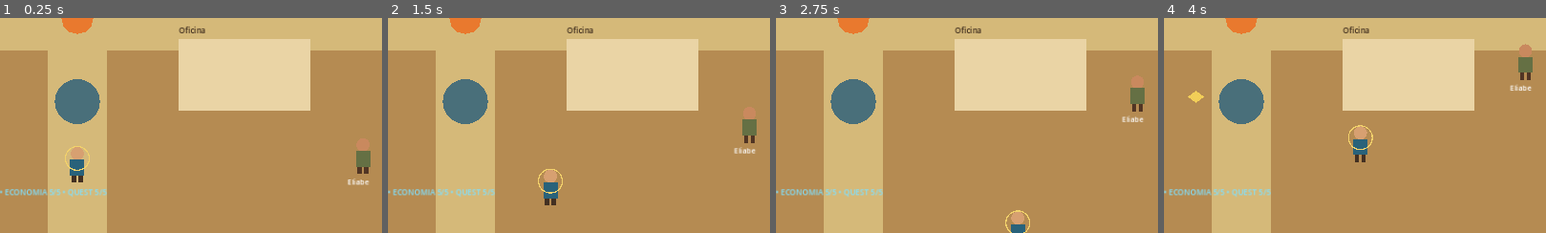
Above: before the commit, frames 1-4 (left to right).
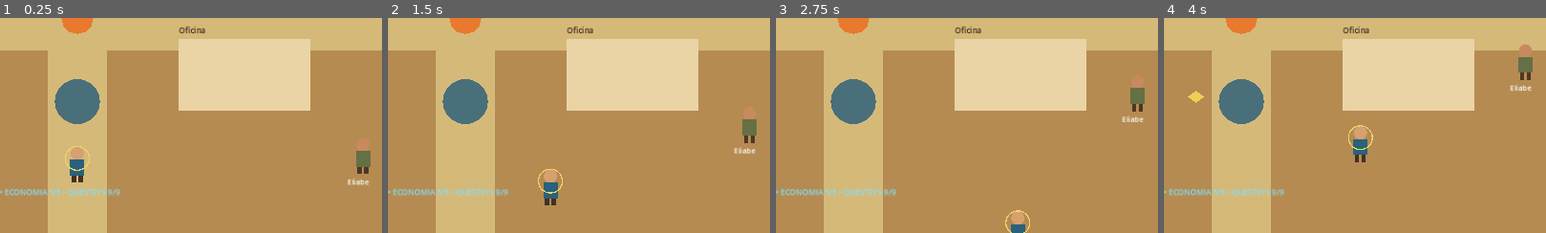
Above: after the commit, the same moments.

Repository: heitoribeiro/cronicas-da-promessa-web
Game: Godot game, scene res://scenes/main.tscn
The game is run twice, just before and just after one commit, with the same random seed, the same clock (stepped at 60 frames per second) and the same inputs.
Inputs (mouse positions are % of the whole screen's width and height, from its top left):
- Up to frame 1 (0.25 s): no input
- Up to frame 2 (1.5 s): tap Enter at 0.5 s; move the mouse to (72, 45) at 0.52 s; hold D 0.53-1.28 s; tap E at 0.6, 1.35 s; click (72, 45) at 0.67 s; move the mouse to (30, 55) at 1.27 s; hold S from 1.28 s (still down)
- Up to frame 3 (2.75 s): move the mouse to (60, 28) at 2.02 s; release S at 2.03 s; hold D from 2.03 s (still down); tap E at 2.1 s
- Up to frame 4 (4 s): move the mouse to (45, 70) at 2.77 s; release D at 2.78 s; hold W 2.78-3.53 s; tap E at 2.85, 3.6 s; click (45, 70) at 2.92 s; move the mouse to (80, 65) at 3.52 s; hold A from 3.53 s (still down)
The pictures show only the part of the screen within x 40-90%, y 50-100%; the shares and areas given below are measured in that part.

The runs differ from the first frame. In frame 1, 0.1% of the frame differs, in the area x 24-32%, y 79-83%; in frame 2, 0.1%; in frame 3, 0.1%; in frame 4, 0.1%.

Commit message:
feat: generalize delivery quests and prevent full-stock soft locks

Diff:
--- a/summer-prototype/scripts/main.gd
+++ b/summer-prototype/scripts/main.gd
@@ -35,8 +35,18 @@
 
 const RESOURCE_CAP := 20
 const PLAYER_RESOURCE_CAP := 8
-const QUEST_WATER_REQUIRED := 2
 const WELL_POSITION := Vector2(640, 500)
+const FIRST_QUEST_ID := "water_kitchen"
+
+const QUEST_DEFINITIONS := {
+	"water_kitchen": {
+		"title": "Água para a Cozinha",
+		"giver": "Hanan",
+		"requirements": {"agua": 2},
+		"start_text": "A Cozinha precisa de água. Vá até o Poço, recolha 2 unidades de Água e traga-as para mim.",
+		"complete_text": "Muito bem. A Água foi entregue à Cozinha. A missão está concluída."
+	}
+}
 
 var player_inventory: Dictionary = {
 	"agua": 0,
@@ -59,8 +69,8 @@
 var navigation_grid := AStarGrid2D.new()
 var navigation_ready := false
 
-var quest_started := false
-var quest_completed := false
+var active_quest_id := ""
+var completed_quest_ids: Dictionary = {}
 
 func _ready() -> void:
 	_build_world()
@@ -524,38 +534,82 @@
 	_update_inventory_ui()
 	return updated - current
 
-func _can_deposit_delivery(requirements: Dictionary) -> bool:
-	if not _inventory_has_requirements(player_inventory, requirements):
+func _get_quest_definition(quest_id: String) -> Dictionary:
+	if not QUEST_DEFINITIONS.has(quest_id):
+		return {}
+	return QUEST_DEFINITIONS[quest_id]
+
+func _quest_title(quest_id: String) -> String:
+	var definition := _get_quest_definition(quest_id)
+	return String(definition.get("title", quest_id))
+
+func _quest_requirements(quest_id: String) -> Dictionary:
+	var definition := _get_quest_definition(quest_id)
+	return definition.get("requirements", {})
+
+func _quest_is_completed(quest_id: String) -> bool:
+	return bool(completed_quest_ids.get(quest_id, false))
+
+func _start_quest(quest_id: String) -> bool:
+	if _get_quest_definition(quest_id).is_empty():
 		return false
+	if _quest_is_completed(quest_id):
+		return false
+	if active_quest_id != "" and active_quest_id != quest_id:
+		return false
+	active_quest_id = quest_id
+	print("[QUEST] Iniciada: ", _quest_title(quest_id))
+	_update_inventory_ui()
+	return true
+
+func _delivery_split(current_stock: int, amount: int) -> Vector2i:
+	var free_space := maxi(0, RESOURCE_CAP - current_stock)
+	var stored := mini(amount, free_space)
+	var consumed_by_quest := maxi(0, amount - stored)
+	return Vector2i(stored, consumed_by_quest)
+
+func _deliver_quest_resources(quest_id: String) -> bool:
+	var requirements := _quest_requirements(quest_id)
+	if requirements.is_empty() or not _inventory_has_requirements(player_inventory, requirements):
+		return false
+
 	for resource_key in requirements.keys():
 		var resource_id := String(resource_key)
 		var amount := int(requirements[resource_key])
-		if int(camp_resources.get(resource_id, 0)) + amount > RESOURCE_CAP:
-			return false
-	return true
-
-func _deposit_player_delivery(requirements: Dictionary) -> bool:
-	if not _can_deposit_delivery(requirements):
-		return false
-	for resource_key in requirements.keys():
-		var resource_id := String(resource_key)
-		var amount := int(requirements[resource_key])
+		var current_stock := int(camp_resources.get(resource_id, 0))
+		var split := _delivery_split(current_stock, amount)
+		var stored := split.x
+		var consumed := split.y
+
 		player_inventory[resource_id] = int(player_inventory.get(resource_id, 0)) - amount
-		camp_resources[resource_id] = int(camp_resources.get(resource_id, 0)) + amount
+		camp_resources[resource_id] = current_stock + stored
+
+		print("[QUESTRESOURCE] ", resource_id, " entregue=", amount, " armazenado=", stored, " consumido_na_missao=", consumed)
+
+	completed_quest_ids[quest_id] = true
+	if active_quest_id == quest_id:
+		active_quest_id = ""
+
+	print("[QUEST] Concluída: ", _quest_title(quest_id))
 	_update_inventory_ui()
 	_update_resource_ui()
 	return true
 
-func _quest_requirements() -> Dictionary:
-	return {"agua": QUEST_WATER_REQUIRED}
-
 func _quest_progress_text() -> String:
-	if not quest_started:
+	if active_quest_id == "":
+		if _quest_is_completed(FIRST_QUEST_ID):
+			return "Quest concluída: %s" % _quest_title(FIRST_QUEST_ID)
 		return "Quest: fale com Hanan"
-	if quest_completed:
-		return "Quest concluída: Água para a Cozinha"
-	var current := int(player_inventory.get("agua", 0))
-	return "Quest: Água para a Cozinha • %d/%d na Bolsa" % [current, QUEST_WATER_REQUIRED]
+
+	var requirements := _quest_requirements(active_quest_id)
+	var pieces: Array[String] = []
+	for resource_key in requirements.keys():
+		var resource_id := String(resource_key)
+		var current := int(player_inventory.get(resource_id, 0))
+		var required := int(requirements[resource_key])
+		pieces.append("%s %d/%d" % [resource_id.capitalize(), current, required])
+
+	return "Quest: %s • %s" % [_quest_title(active_quest_id), " • ".join(PackedStringArray(pieces))]
 
 func _update_inventory_ui() -> void:
 	if inventory_label != null:
@@ -594,19 +648,27 @@
 	var empty_inventory := {"agua": 0}
 	var one_water := {"agua": 1}
 	var enough_water := {"agua": 2}
-	var requirements := {"agua": QUEST_WATER_REQUIRED}
+	var requirements := _quest_requirements(FIRST_QUEST_ID)
+	var overflow_split := _delivery_split(20, 2)
+	var partial_split := _delivery_split(19, 2)
+	var definition := _get_quest_definition(FIRST_QUEST_ID)
+
 	var checks: Array[bool] = [
+		not definition.is_empty(),
+		String(definition.get("giver", "")) == "Hanan",
+		int(requirements.get("agua", 0)) == 2,
 		not _inventory_has_requirements(empty_inventory, requirements),
 		not _inventory_has_requirements(one_water, requirements),
 		_inventory_has_requirements(enough_water, requirements),
 		clampi(7 + 2, 0, PLAYER_RESOURCE_CAP) == PLAYER_RESOURCE_CAP,
-		QUEST_WATER_REQUIRED == 2
+		overflow_split == Vector2i(0, 2),
+		partial_split == Vector2i(1, 1)
 	]
 	var passed := 0
 	for check in checks:
 		if check:
 			passed += 1
-	quest_self_test_summary = "QUEST %d/%d" % [passed, checks.size()]
+	quest_self_test_summary = "QUESTSYS %d/%d" % [passed, checks.size()]
 	print("[QUESTTEST] ", quest_self_test_summary)
 
 func _build_navigation_grid() -> void:
@@ -997,27 +1059,22 @@
 	prompt_panel.visible = false
 	dialogue_title.text = "Hanan — %s — %s" % [_format_game_time(), _activity_display_name(String(current_npc_activities.get("Hanan", "wait")))]
 
-	if not quest_started:
-		quest_started = true
-		dialogue_text.text = "A Cozinha precisa de água. Vá até o Poço, recolha %d unidades de Água e traga-as para mim." % QUEST_WATER_REQUIRED
-		print("[QUEST] Iniciada: Água para a Cozinha • requisito=", QUEST_WATER_REQUIRED)
-		_update_inventory_ui()
-	elif not quest_completed:
-		var requirements := _quest_requirements()
+	if not _quest_is_completed(FIRST_QUEST_ID) and active_quest_id == "":
+		var definition := _get_quest_definition(FIRST_QUEST_ID)
+		if _start_quest(FIRST_QUEST_ID):
+			dialogue_text.text = String(definition.get("start_text", "Uma nova missão foi iniciada."))
+	elif active_quest_id == FIRST_QUEST_ID:
+		var requirements := _quest_requirements(FIRST_QUEST_ID)
 		if _inventory_has_requirements(player_inventory, requirements):
-			if _deposit_player_delivery(requirements):
-				quest_completed = true
-				dialogue_text.text = "Muito bem. As %d unidades de Água foram entregues à Cozinha. A missão está concluída." % QUEST_WATER_REQUIRED
-				print("[QUEST] Concluída: Água para a Cozinha")
-				_update_inventory_ui()
-			else:
-				dialogue_text.text = "Você trouxe a Água, mas o estoque do acampamento está cheio. Use ou aguarde consumo antes de entregar."
+			if _deliver_quest_resources(FIRST_QUEST_ID):
+				var definition := _get_quest_definition(FIRST_QUEST_ID)
+				dialogue_text.text = String(definition.get("complete_text", "Missão concluída."))
 		else:
-			dialogue_text.text = "Ainda precisamos de Água. Você tem %d/%d unidades na Bolsa." % [
-				int(player_inventory.get("agua", 0)), QUEST_WATER_REQUIRED
-			]
+			dialogue_text.text = "Ainda precisamos dos recursos. %s" % _quest_progress_text()
+	elif _quest_is_completed(FIRST_QUEST_ID):
+		dialogue_text.text = "A Água já foi entregue. Continue ajudando o acampamento conforme as necessidades surgirem."
 	else:
-		dialogue_text.text = "A Água já foi entregue. Continue ajudando o acampamento conforme as necessidades surgirem."
+		dialogue_text.text = "Conclua a missão ativa antes de iniciar outra tarefa."
 
 func _create_path(rect: Rect2, color: Color) -> void:
 	var polygon := Polygon2D.new()
